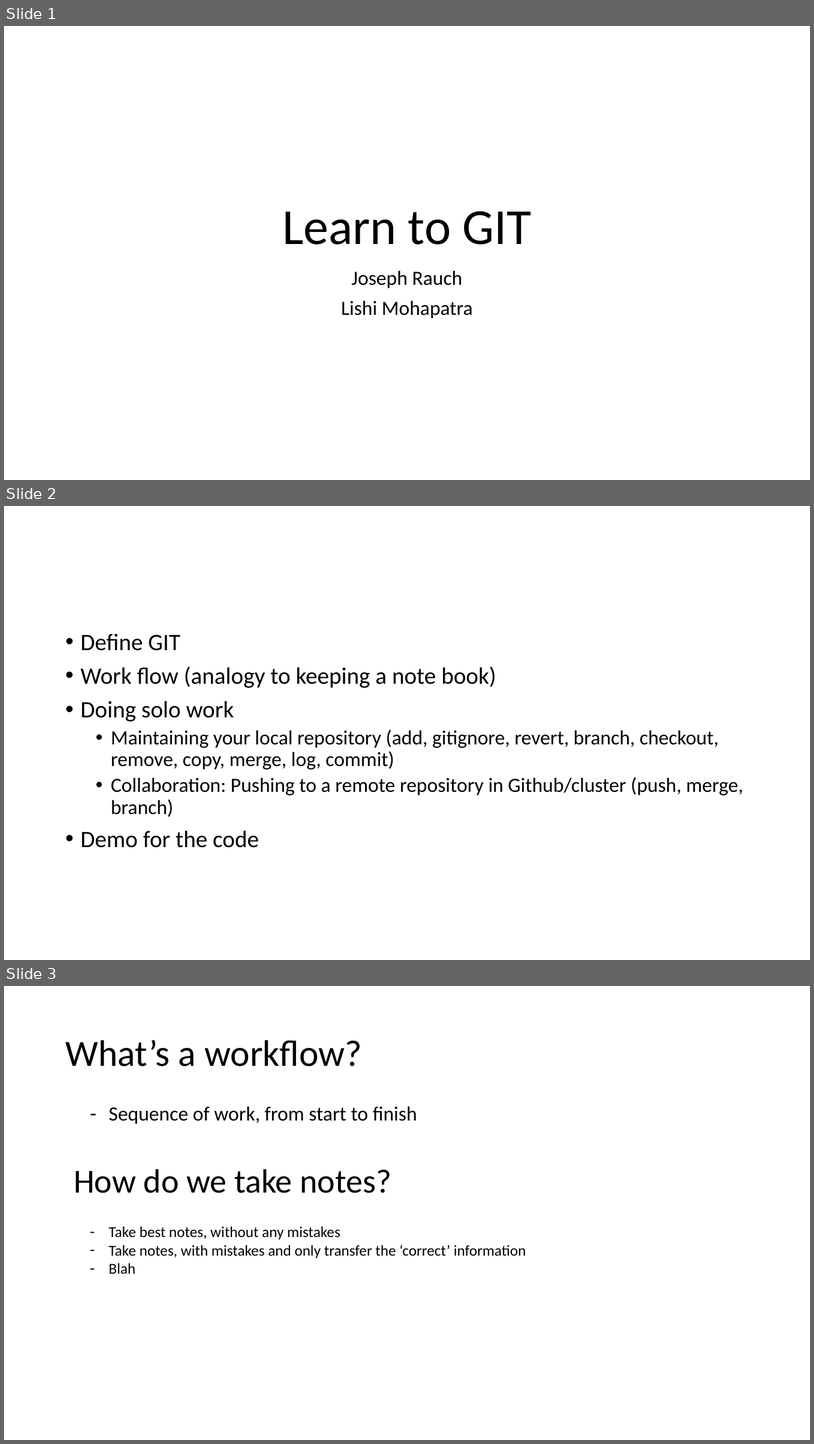
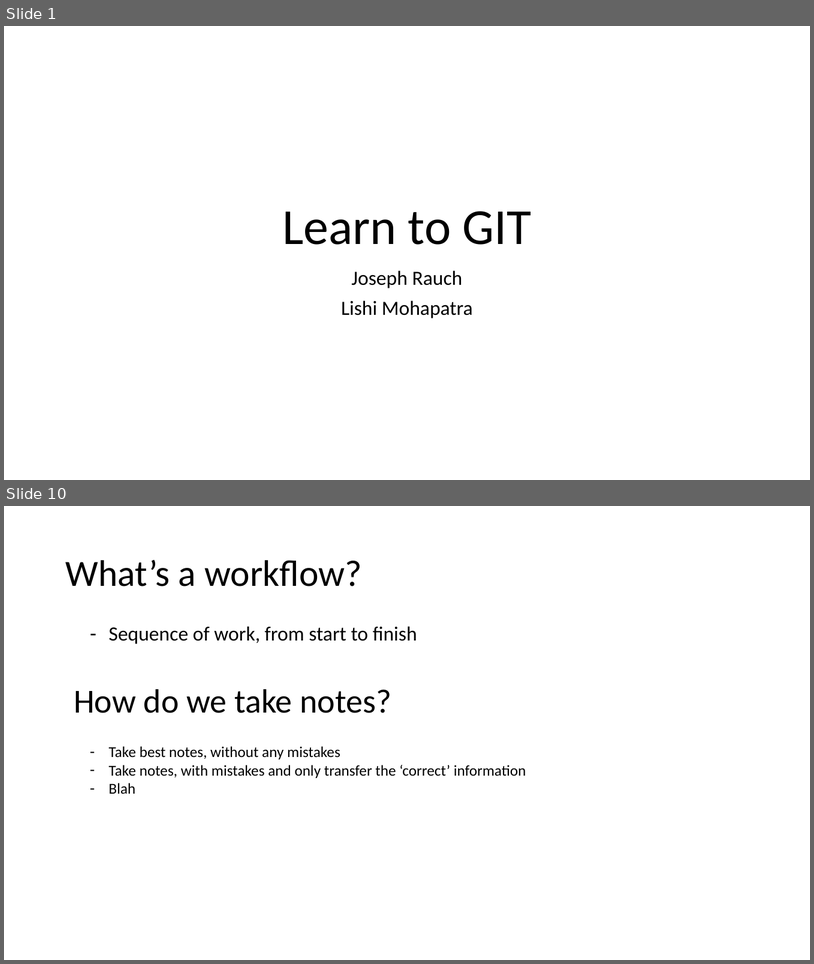
Before and after one commit to jwrauch/git-group-meeting-presentation, a slide deck: learn-to-git.pptx. Shown one above the other, each under a label of ours: slides 1, 2 and 3 before the commit, slides 1 and 10 after it; the slides between them are not shown. The pictures are 814x1444 and 814x964 pixels, drawn with LibreOffice and Linux fonts; fonts in the diff are those of the drawing. Boxes give left, top, right and bottom in pixels: in the first picture for what was removed or moved away, otherwise in the second. Text is boxed around its words. In the diff, an @@ line names an element or a change of style, - is before the commit and + after.

```diff
--- a/learn-to-git.pptx
+++ b/learn-to-git.pptx
@@ slide 2 removed at [4,506,810,960], background #FFFFFF @@
@@ text removed at [81,634,743,847] @@
-• Define GIT
-• Work flow (analogy to keeping a note book)
-• Doing solo work
-  • Maintaining your local repository (add, gitignore, revert, branch, checkout, remove, copy, merge, log, commit)
-  • Collaboration: Pushing to a remote repository in Github/cluster (push, merge, branch)
-• Demo for the code
@@ what was slide 3 is now slide 10 @@
```
Also in this commit, not shown: 3 slides changed, 6 slides added.
